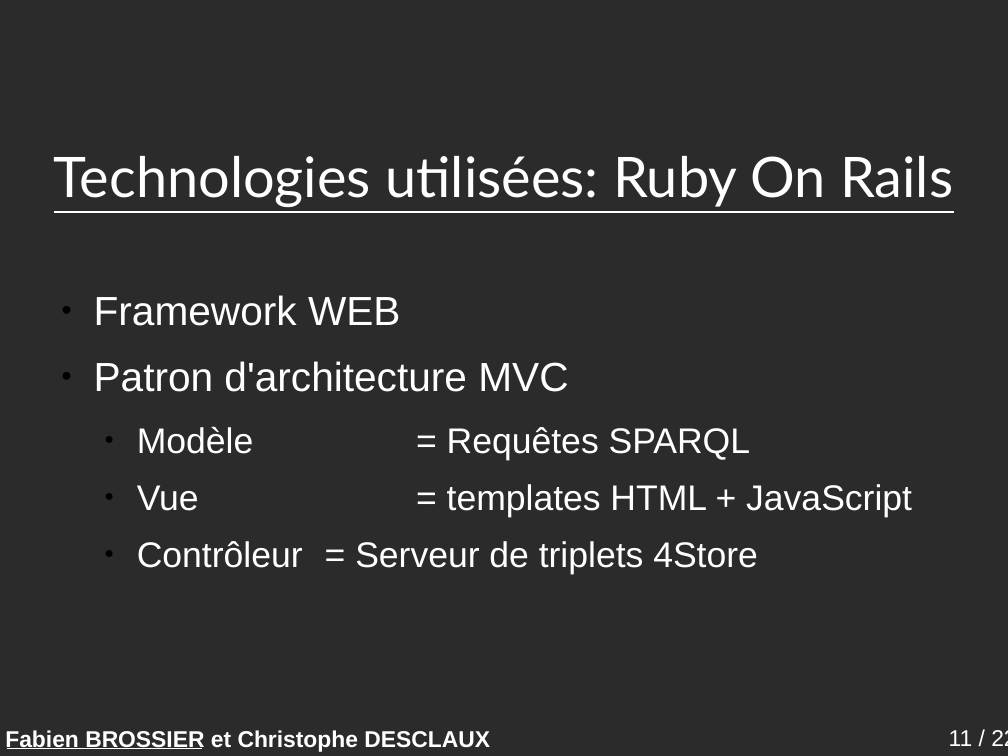
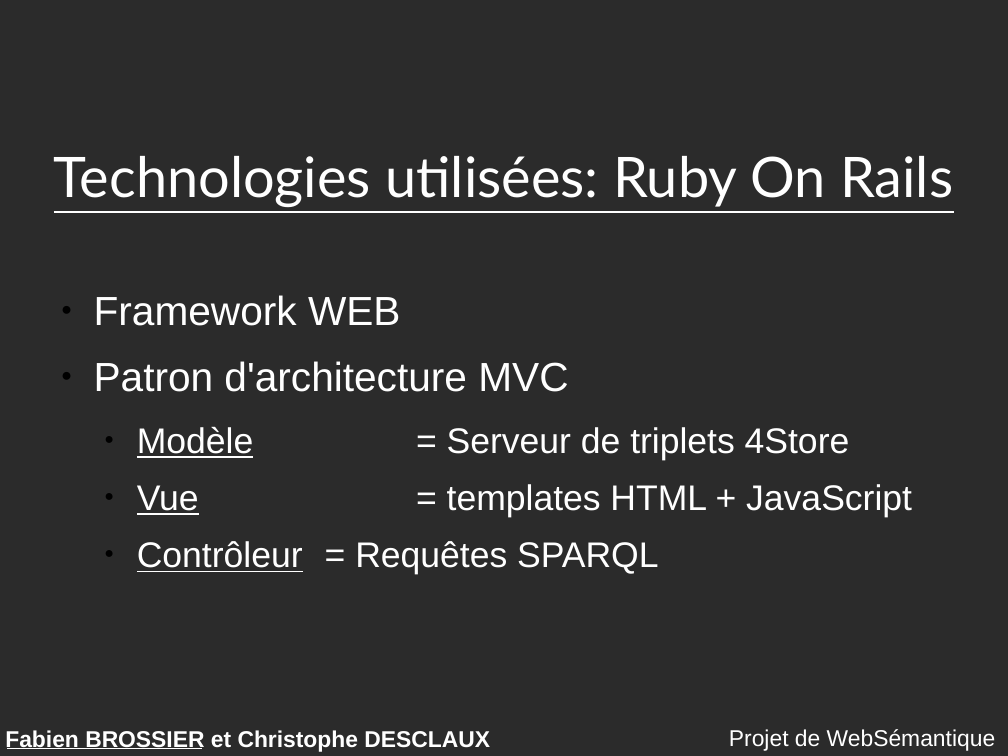
Before and after one commit to descl/TabooGeek, a slide deck: slide 10 of rapport/presentation.odp (slide 11 before the commit). Drawn at 1008x756 pixels with LibreOffice and Linux fonts; fonts in the diff are those of the drawing; background and template pictures are left out; a plain dark background stands for a picture behind light text. Boxes give left, top, right and bottom in pixels: in the first picture for what was removed or moved away, otherwise in the second. Text is boxed around its words. In the diff, an @@ line names an element or a change of style, - is before the commit and + after.

Commit message:
maj presentation

```diff
--- a/rapport/presentation.odp
+++ b/rapport/presentation.odp
@@ text at <box>137,426,850,460</box>: text changed @@
-  ● Modèle = Requêtes SPARQL
+  ● Modèle = Serveur de triplets 4Store
@@ text at <box>137,484,912,517</box>: underline on in "Vue" @@
@@ text at <box>137,541,658,574</box>: text changed @@
-  ● Contrôleur = Serveur de triplets 4Store
+  ● Contrôleur = Requêtes SPARQL
@@ text added at <box>729,729,996,751</box>, 18 pt, text #FFFFFF @@
+Projet de WebSémantique
@@ page number removed at <box>949,730,1008,746</box> @@
-11 / 22
```
Also in this commit, not shown: 20 other slides changed, 1 slide added, 1 slide removed, 1 other file.
